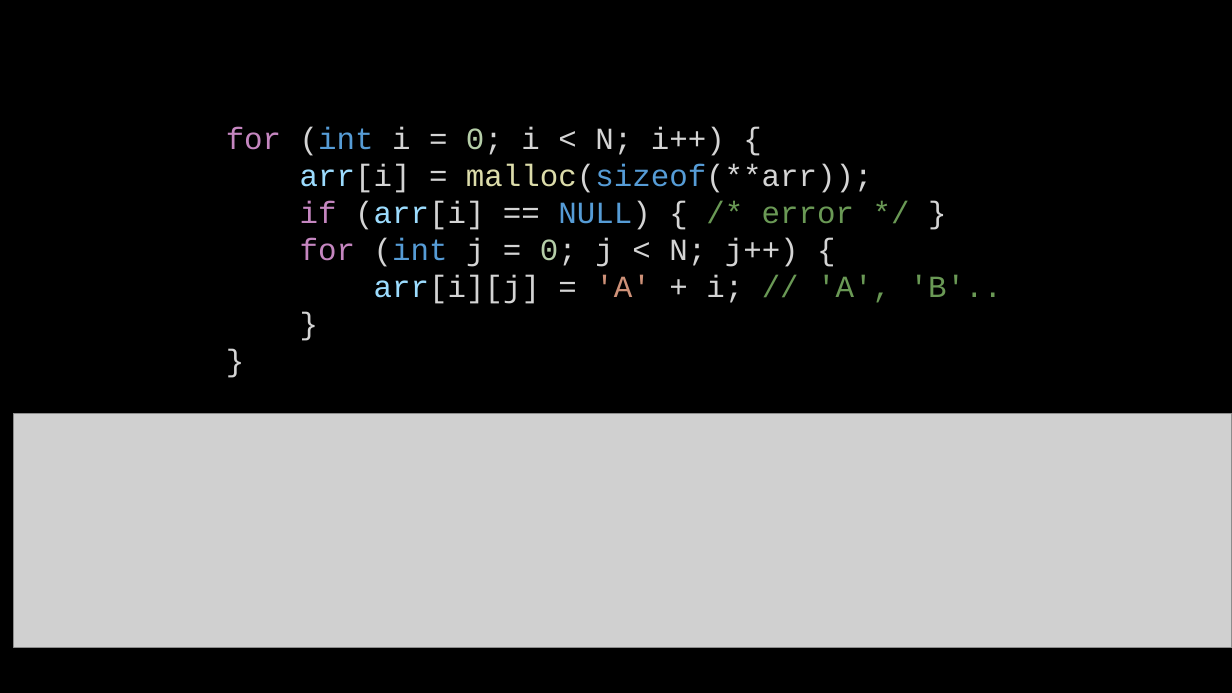
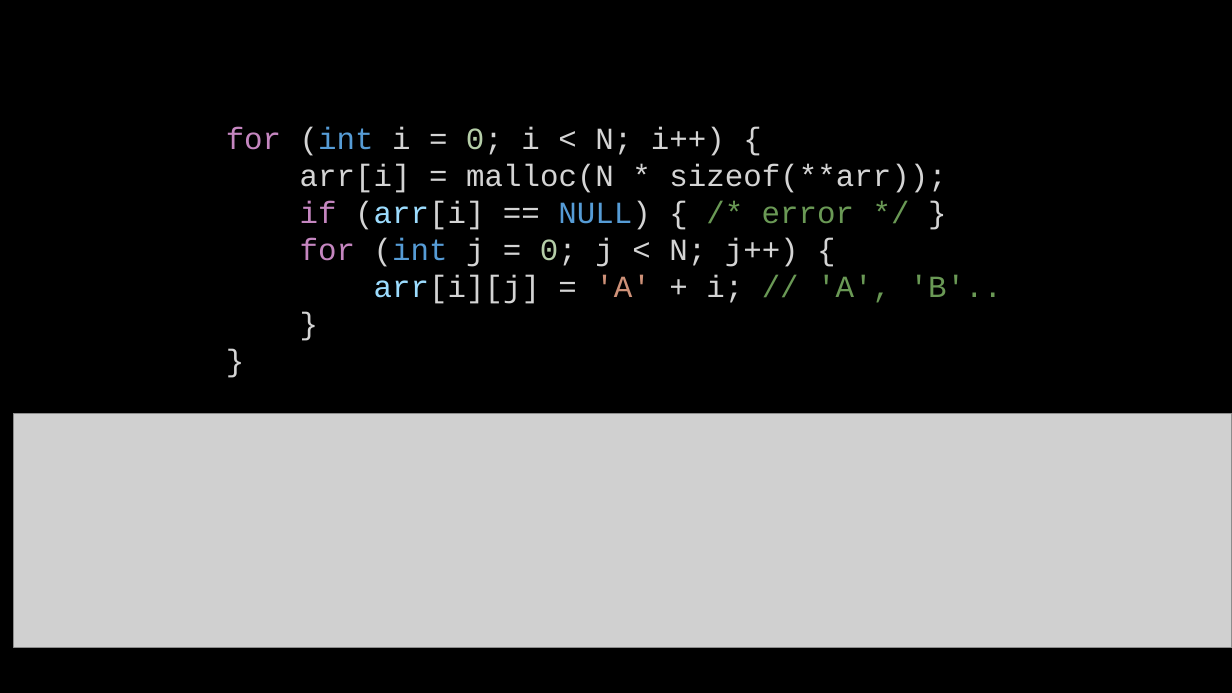
Before and after one commit to kruffka/C-Programming, a slide deck: slide 38 of 6_pointers/6_pointers.pptx (slide 39 before the commit). Drawn at 1232x693 pixels with LibreOffice and Linux fonts; fonts in the diff are those of the drawing; grey boxes stand for pictures. Boxes give left, top, right and bottom in pixels: in the first picture for what was removed or moved away, otherwise in the second. Text is boxed around its words. In the diff, an @@ line names an element or a change of style, - is before the commit and + after.

```diff
--- a/6_pointers/6_pointers.pptx
+++ b/6_pointers/6_pointers.pptx
@@ text at (300, 164, 946, 193): text changed @@
-arr[i] = malloc(sizeof(**arr));
+arr[i] = malloc(N * sizeof(**arr));
```
Also in this commit, not shown: 7 other slides changed, 5 slides removed, 18 other files.
